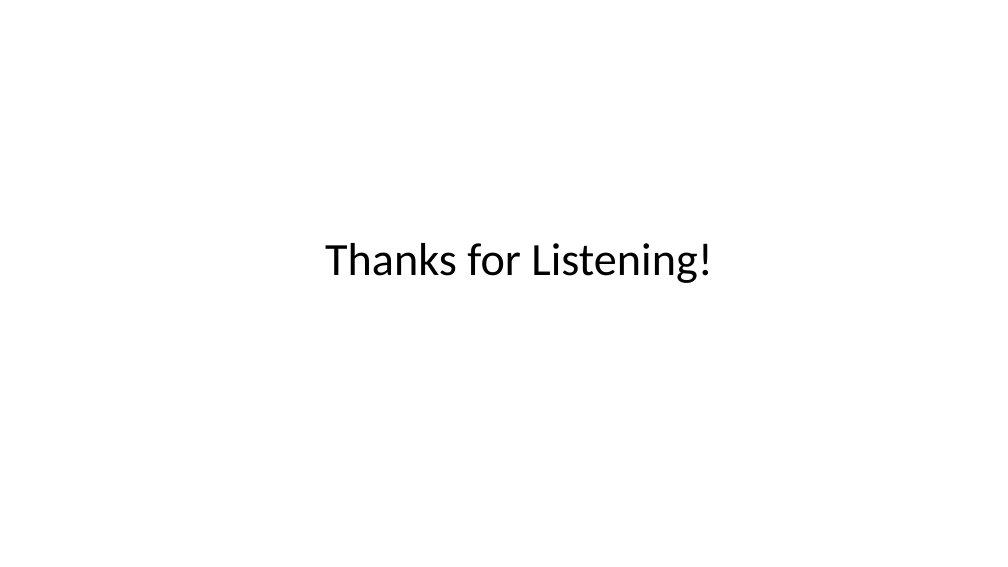
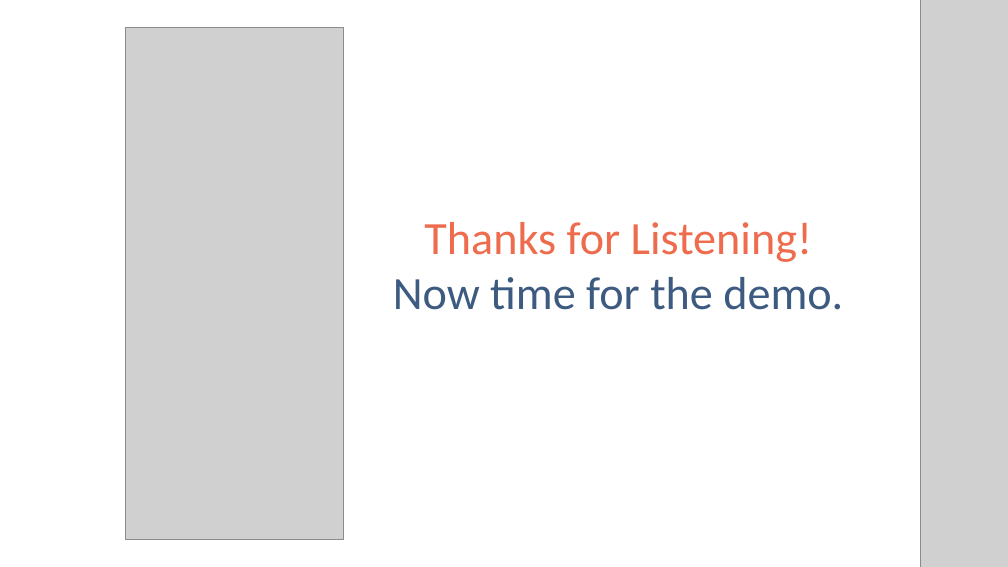
Before and after one commit to JamesKawashima/AppDevFinalProject, a slide deck: slide 3 of DeRosa-Kawashima-ProjectPresentation.pptx. Drawn at 1008x567 pixels with LibreOffice and Linux fonts; fonts in the diff are those of the drawing; grey boxes stand for pictures. Boxes give left, top, right and bottom in pixels: in the first picture for what was removed or moved away, otherwise in the second. Text is boxed around its words. In the diff, an @@ line names an element or a change of style, - is before the commit and + after.

```diff
--- a/DeRosa-Kawashima-ProjectPresentation.pptx
+++ b/DeRosa-Kawashima-ProjectPresentation.pptx
@@ picture added at [126, 28, 343, 540] @@
@@ picture added at [921, 0, 1008, 567] @@
@@ title "Thanks for Listening!": place and size @@
-title "Thanks for Listening!" at [325, 243, 712, 283]
+title "Thanks for Listening!" at [424, 222, 812, 262]
@@ title "Thanks for Listening!" at [424, 222, 812, 262]: text colour #000000 to #EE6C4D @@
@@ text added at [393, 277, 843, 310], 44 pt, text #3D5A80 @@
+Now time for the demo.
```
Also in this commit, not shown: 2 other slides changed.
